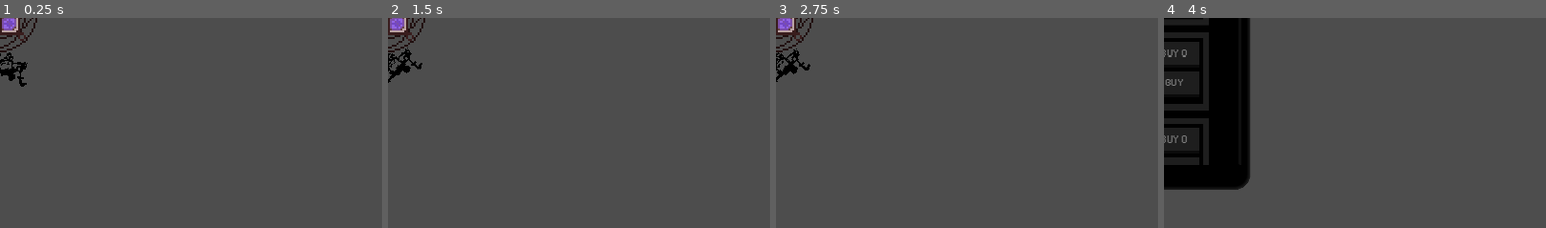
Above: before the commit, frames 1-4 (left to right).
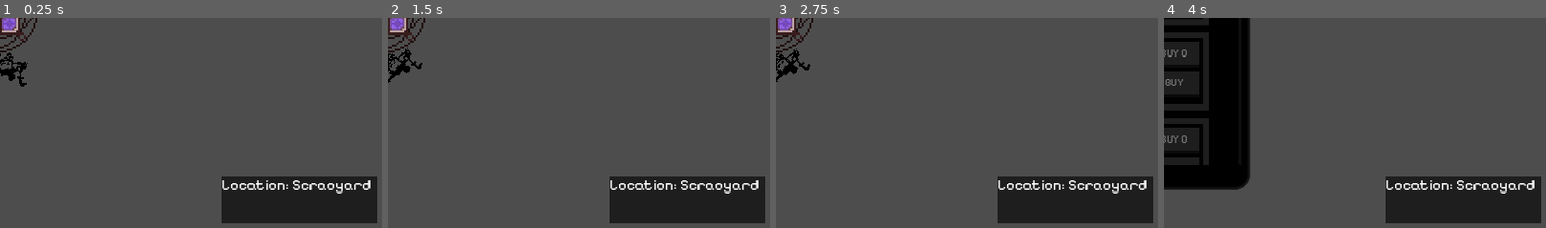
Above: after the commit, the same moments.

Repository: NathanHeaton/Robo-revolution
Game: Godot game, scene res://main.tscn
Two runs of this game, one before a commit and one after it. Both use one fixed random seed, a clock stepped at 60 frames per second and the inputs below.
Inputs (mouse positions are % of the whole screen's width and height, from its top left):
- Up to frame 1 (0.25 s): no input
- Up to frame 2 (1.5 s): click (7, 5) at 0.5 s; click (12, 5) at 1.25 s
- Up to frame 3 (2.75 s): click (16, 5) at 2 s
- Up to frame 4 (4 s): click (3, 95) at 2.75 s; click (7, 95) at 3.5 s
The pictures show only the part of the screen within x 50-100%, y 50-100%; the shares and areas given below are measured in that part.

The runs differ from the first frame. In frame 1, 9.1% of the frame differs, in the area x 58-99%, y 75-98%; in frame 2, 9.1%; in frame 3, 9.1%; in frame 4, 9.1%.

Commit message:
starteed
d location stuff

Diff:
--- /dev/null
+++ b/robo-revolution/Current_Location.gd
@@ -0,0 +1,33 @@
+extends Node
+
+signal change_location
+
+# all locations
+enum locations {Scrapyard,
+Underground,
+Ocean,
+Alien
+}
+# current location
+var CURRENT_LOCATION = locations.Scrapyard
+
+# convert enum to string when needed
+var location_to_string: Dictionary = {
+	locations.Scrapyard:"Scrapyard",
+	locations.Underground:"Underground",
+	locations.Ocean:"Ocean",
+	locations.Alien:"Alien"}
+
+
+func get_current_locations()->locations:
+	emit_signal("change_location")
+	return CURRENT_LOCATION
+
+# Called when the node enters the scene tree for the first time.
+func _ready() -> void:
+	print(locations.Scrapyard)
+
+
+# Called every frame. 'delta' is the elapsed time since the previous frame.
+func _process(delta: float) -> void:
+	pass
--- a/robo-revolution/hud.tscn
+++ b/robo-revolution/hud.tscn
@@ -52,6 +52,9 @@
 [sub_resource type="AtlasTexture" id="AtlasTexture_yegfb"]
 atlas = ExtResource("3_80ti6")
 region = Rect2(96, 32, 32, 32)
+
+[sub_resource type="StyleBoxFlat" id="StyleBoxFlat_bm0kg"]
+bg_color = Color(0.117647, 0.117647, 0.117647, 1)
 
 [sub_resource type="StyleBoxFlat" id="StyleBoxFlat_ugnei"]
 content_margin_top = 20.0
@@ -272,6 +275,20 @@
 icon_alignment = 1
 expand_icon = true
 
+[node name="Panel" type="Panel" parent="MarginContainer"]
+custom_minimum_size = Vector2(400, 120)
+layout_mode = 2
+size_flags_horizontal = 8
+size_flags_vertical = 8
+theme_override_styles/panel = SubResource("StyleBoxFlat_bm0kg")
+
+[node name="Label" type="Label" parent="MarginContainer/Panel"]
+layout_mode = 0
+offset_right = 40.0
+offset_bottom = 20.0
+theme_override_font_sizes/font_size = 38
+text = "Location: Scraoyard"
+
 [node name="Scrapyard_upgrade_panel" type="Panel" parent="."]
 custom_minimum_size = Vector2(1160, 760)
 layout_mode = 1
--- /dev/null
+++ b/robo-revolution/locations.gd
@@ -0,0 +1,11 @@
+extends AnimatedSprite2D
+
+
+# Called when the node enters the scene tree for the first time.
+func _ready() -> void:
+	pass # Replace with function body.
+
+
+# Called every frame. 'delta' is the elapsed time since the previous frame.
+func _process(delta: float) -> void:
+	pass
--- /dev/null
+++ b/robo-revolution/locations.tscn
@@ -0,0 +1,9 @@
+[gd_scene load_steps=3 format=3 uid="uid://bw74wx46pksmj"]
+
+[ext_resource type="Script" path="res://locations.gd" id="1_hte8d"]
+
+[sub_resource type="SpriteFrames" id="SpriteFrames_mtjme"]
+
+[node name="Locations" type="AnimatedSprite2D"]
+sprite_frames = SubResource("SpriteFrames_mtjme")
+script = ExtResource("1_hte8d")
--- a/robo-revolution/project.godot
+++ b/robo-revolution/project.godot
@@ -19,6 +19,7 @@
 
 UpgradeData="*res://upgrade_data.gd"
 Money="*res://money.gd"
+CurrentLocation="*res://Current_Location.gd"
 
 [display]
 
--- a/robo-revolution/upgrade_card.gd
+++ b/robo-revolution/upgrade_card.gd
@@ -62,8 +62,6 @@
 		buyable_levels = log(((scaling-1)*current_money)/cost) / log(scaling) + 1
 		affordable_price = current_money/buyable_levels
 		buyable_levels =clamp(int(buyable_levels),0,max_level)
-	print(buyable_levels)
-	print(scaling)
 
 	affordable_price = cost * (scaling ** (buyable_levels -1))
 
Not shown: 1 places in robo-revolution/hud.tscn that only renumber resources
